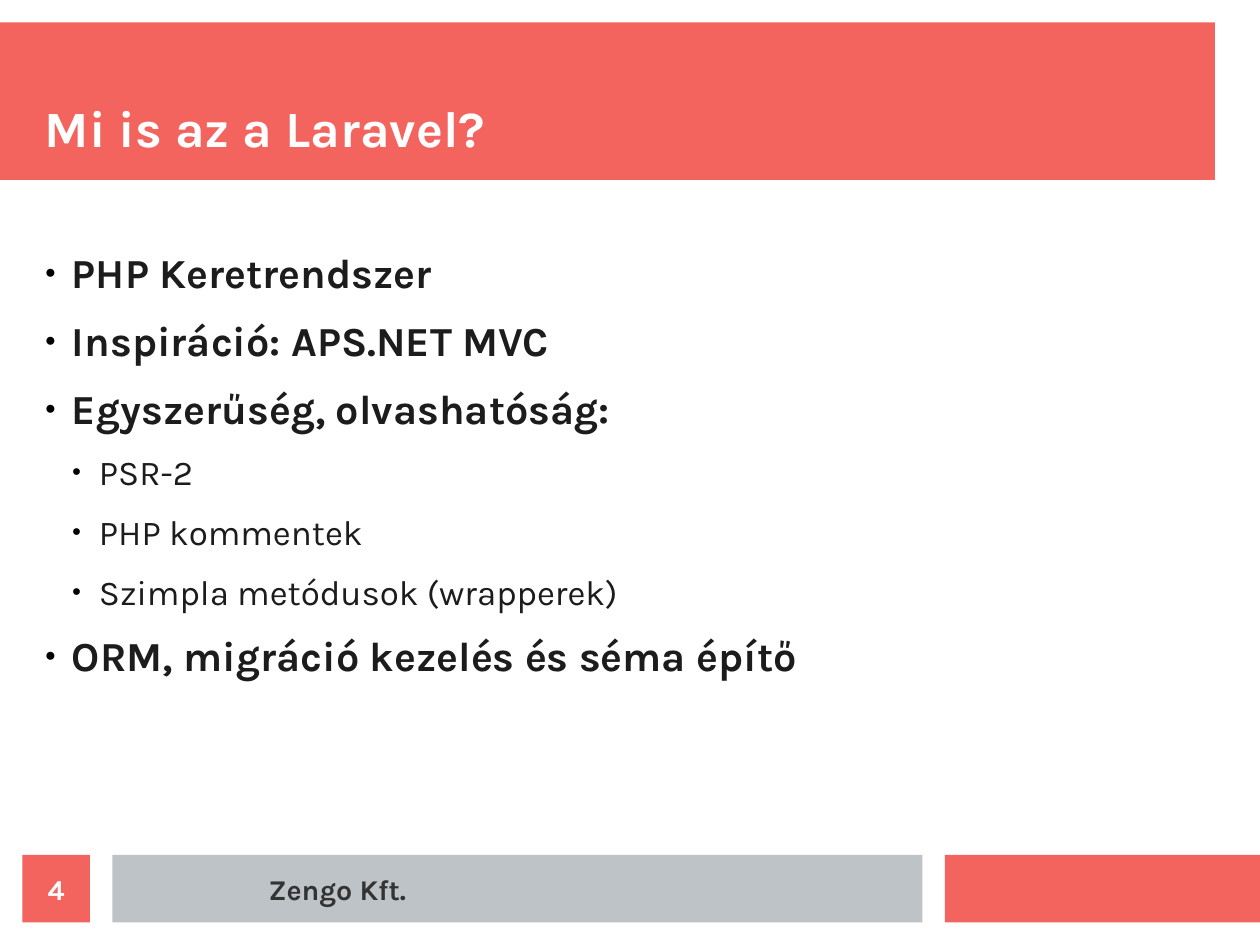
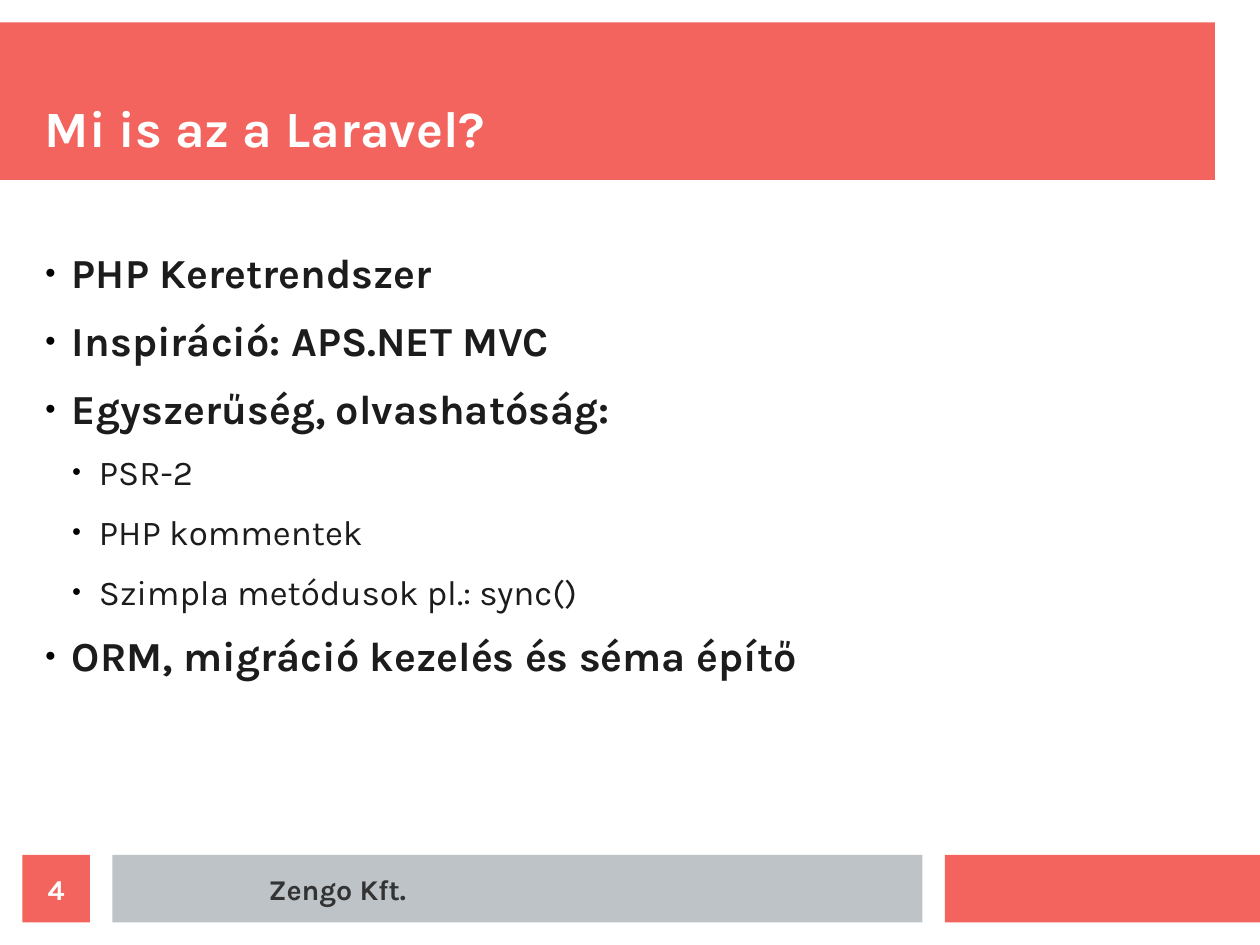
Before and after one commit to wboyz/laravel-basics, a slide deck: slide 4 of Laravel-for-beginners.odp. Drawn at 1260x945 pixels with LibreOffice and Linux fonts; fonts in the diff are those of the drawing. Boxes give left, top, right and bottom in pixels: in the first picture for what was removed or moved away, otherwise in the second. Text is boxed around its words. In the diff, an @@ line names an element or a change of style, - is before the commit and + after.

```diff
--- a/Laravel-for-beginners.odp
+++ b/Laravel-for-beginners.odp
@@ text at (x1=99, y1=578, x2=577, y2=614): text changed @@
-  ● Szimpla metódusok (wrapperek)
+  ● Szimpla metódusok pl.: sync()
```
Also in this commit, not shown: 1 other slide changed, 2 slides added.
